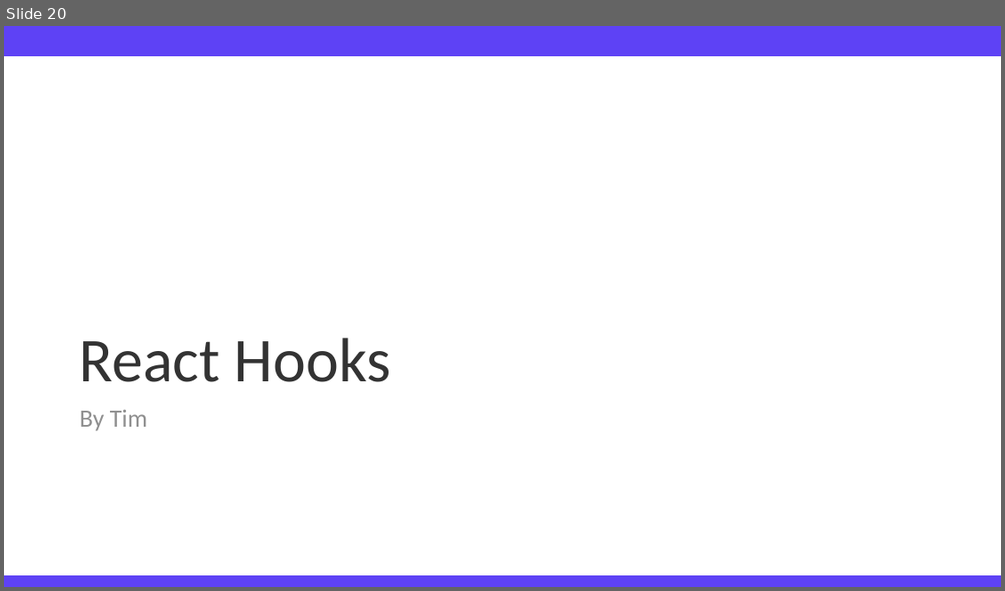
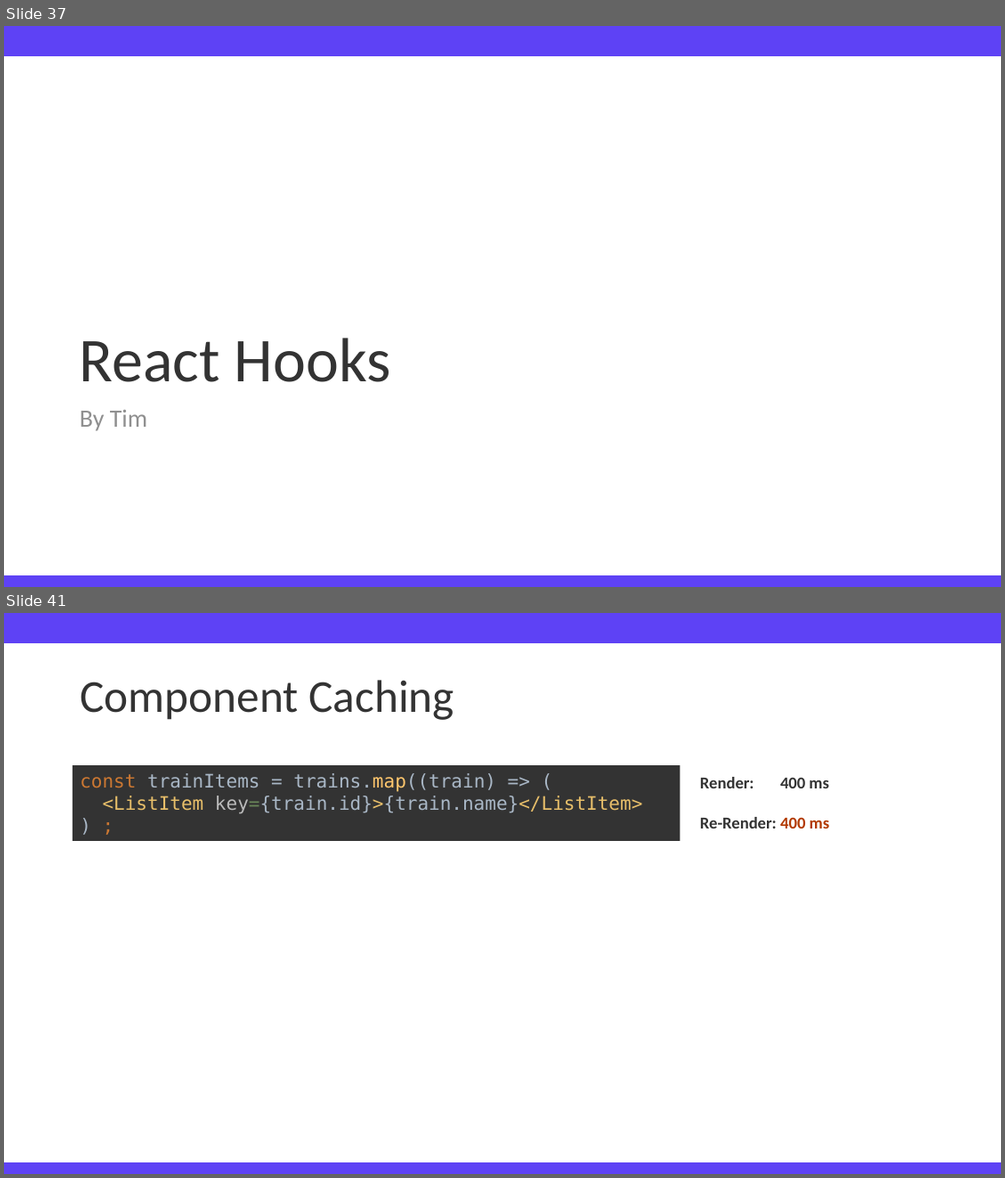
Before and after one commit to TimFehrmannAclue/techlabor_trainings_react_advanced, a slide deck: training_react_advanced.pptx. Shown one above the other, each under a label of ours: slide 20 before the commit, slides 37 and 41 after it; the slides between them are not shown. The pictures are 1005x591 and 1005x1178 pixels, drawn with LibreOffice and Linux fonts; fonts in the diff are those of the drawing; background and template pictures are left out. Boxes give left, top, right and bottom in pixels: in the first picture for what was removed or moved away, otherwise in the second. Text is boxed around its words. In the diff, an @@ line names an element or a change of style, - is before the commit and + after.

```diff
--- a/training_react_advanced.pptx
+++ b/training_react_advanced.pptx
@@ slide 41 added at (4, 613, 1001, 1174), background #FFFFFF; not listed: 2 template elements that a slide beside it also shows @@
@@ title added at (80, 680, 454, 720), 44 pt, text #333333 @@
+Component Caching
@@ rectangle added at (73, 765, 680, 841), fill #333333, 18 pt, text #A9B7C6 @@
+const trainItems = trains.map((train) => (
+<ListItem key={train.id}>{train.name}</ListItem>
+) ;
@@ text added at (700, 777, 829, 788), 16 pt, text #333333, bold @@
+Render: 400 ms
@@ text added at (700, 817, 830, 828), 16 pt, text #333333, bold @@
+Re-Render: 400 ms
@@ what was slide 20 is now slide 37 @@
```
Also in this commit, not shown: 3 slides changed, 34 other slides added, 4 slides removed.
